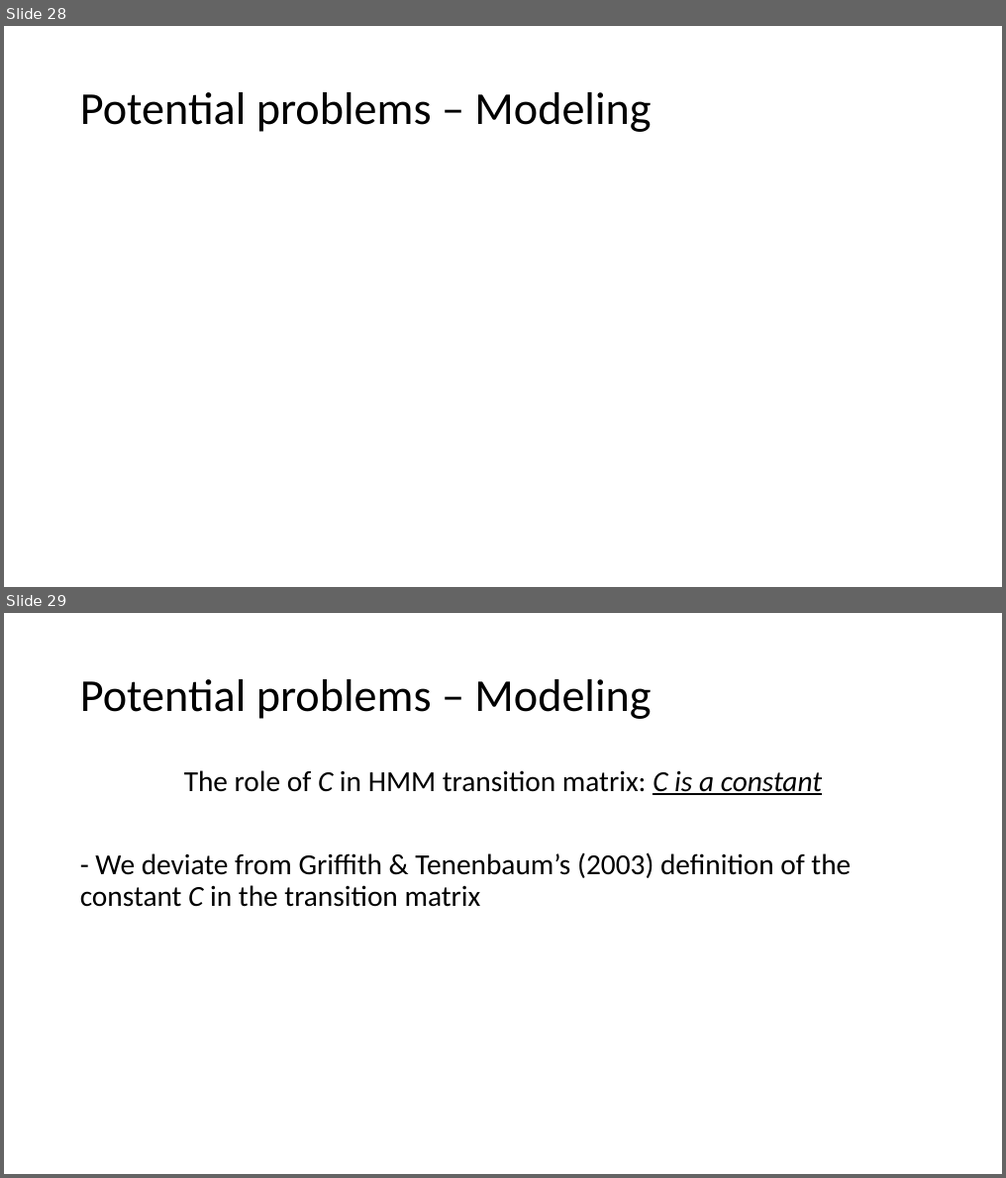
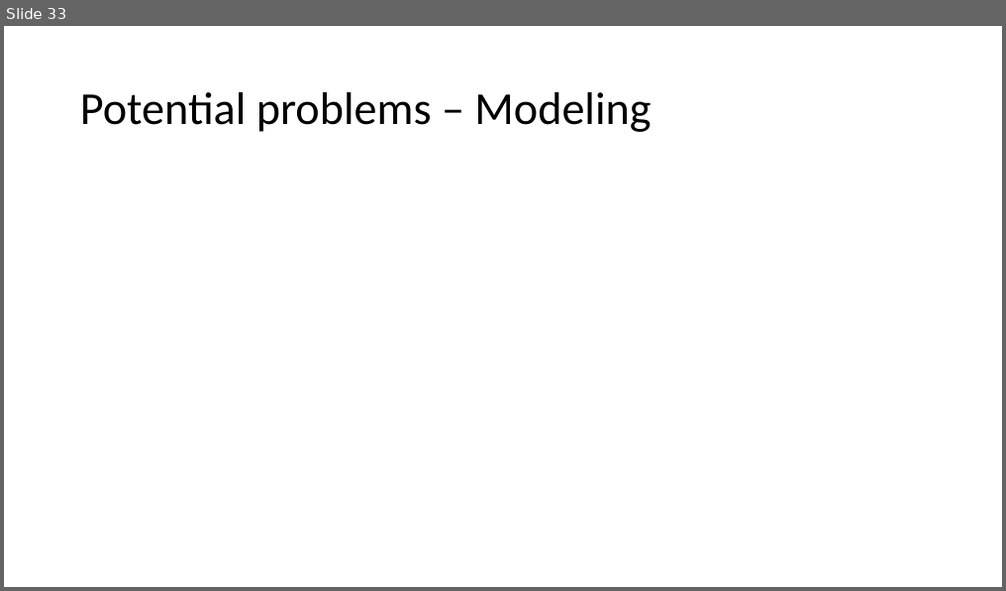
Before and after one commit to sradkani/CoCoSci, a slide deck: summary:papers/CogSci attempt.pptx. Shown one above the other, each under a label of ours: slides 28 and 29 before the commit, slide 33 after it. The pictures are 1006x1178 and 1006x591 pixels, drawn with LibreOffice and Linux fonts; fonts in the diff are those of the drawing; grey boxes stand for pictures. Boxes give left, top, right and bottom in pixels: in the first picture for what was removed or moved away, otherwise in the second. Text is boxed around its words. In the diff, an @@ line names an element or a change of style, - is before the commit and + after.

```diff
--- a/summary:papers/CogSci attempt.pptx
+++ b/summary:papers/CogSci attempt.pptx
@@ slide 29 removed at (x1=4, y1=613, x2=1002, y2=1174), background #FFFFFF @@
@@ title removed at (x1=80, y1=679, x2=650, y2=719) @@
-Potential problems – Modeling
@@ text removed at (x1=80, y1=770, x2=850, y2=907) @@
-The role of C in HMM transition matrix: C is a constant
-- We deviate from Griffith & Tenenbaum’s (2003) definition of the constant C in the transition matrix
@@ what was slide 28 is now slide 33 @@
```
Also in this commit, not shown: 13 slides changed, 8 slides added, 6 other slides removed, 23 other files.
